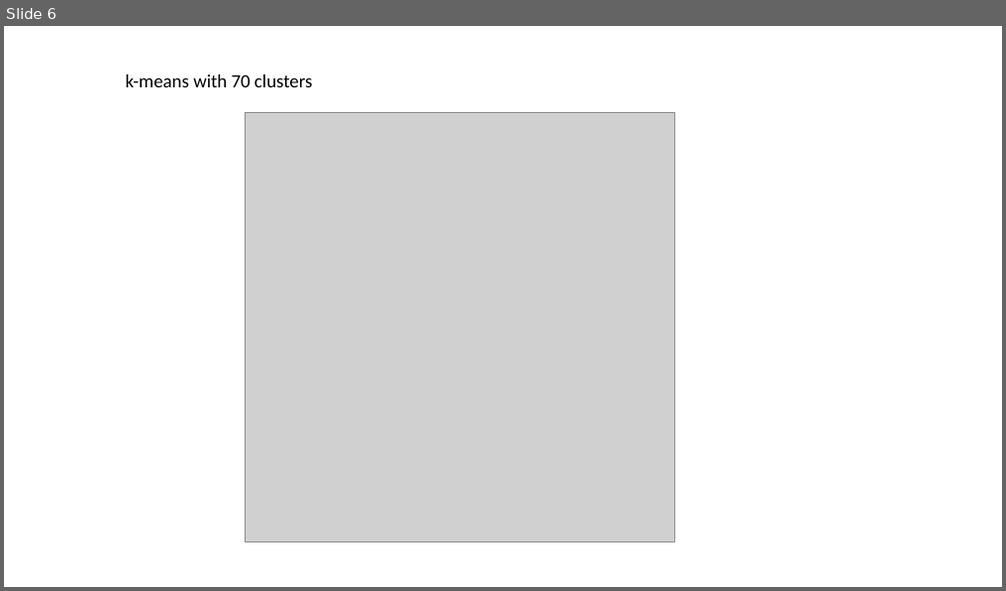
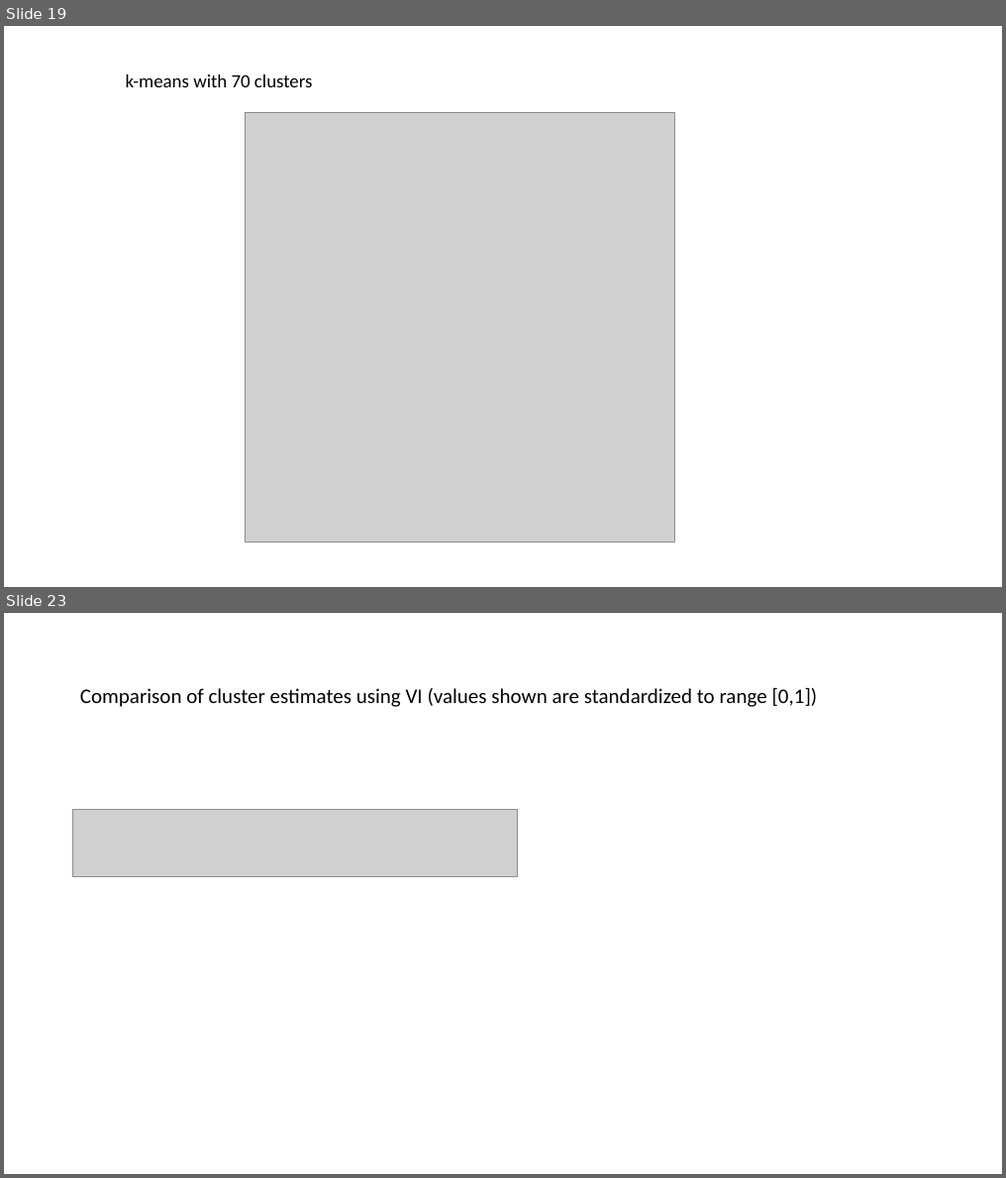
Before and after one commit to jinluliu550/MAPseq_analysis, a slide deck: jinlu/EC.pptx. Shown one above the other, each under a label of ours: slide 6 before the commit, slides 19 and 23 after it; the slides between them are not shown. The pictures are 1006x591 and 1006x1178 pixels, drawn with LibreOffice and Linux fonts; fonts in the diff are those of the drawing; grey boxes stand for pictures. Boxes give left, top, right and bottom in pixels: in the first picture for what was removed or moved away, otherwise in the second. Text is boxed around its words. In the diff, an @@ line names an element or a change of style, - is before the commit and + after.

```diff
--- a/jinlu/EC.pptx
+++ b/jinlu/EC.pptx
@@ slide 23 added at [4, 613, 1002, 1174], background #FFFFFF @@
@@ title added at [80, 687, 818, 707], 20 pt, text #000000 @@
+Comparison of cluster estimates using VI (values shown are standardized to range [0,1])
@@ picture added at [73, 809, 518, 877] @@
@@ what was slide 6 is now slide 19 @@
```
Also in this commit, not shown: 18 other slides added, 3 slides removed, 25 other files.
